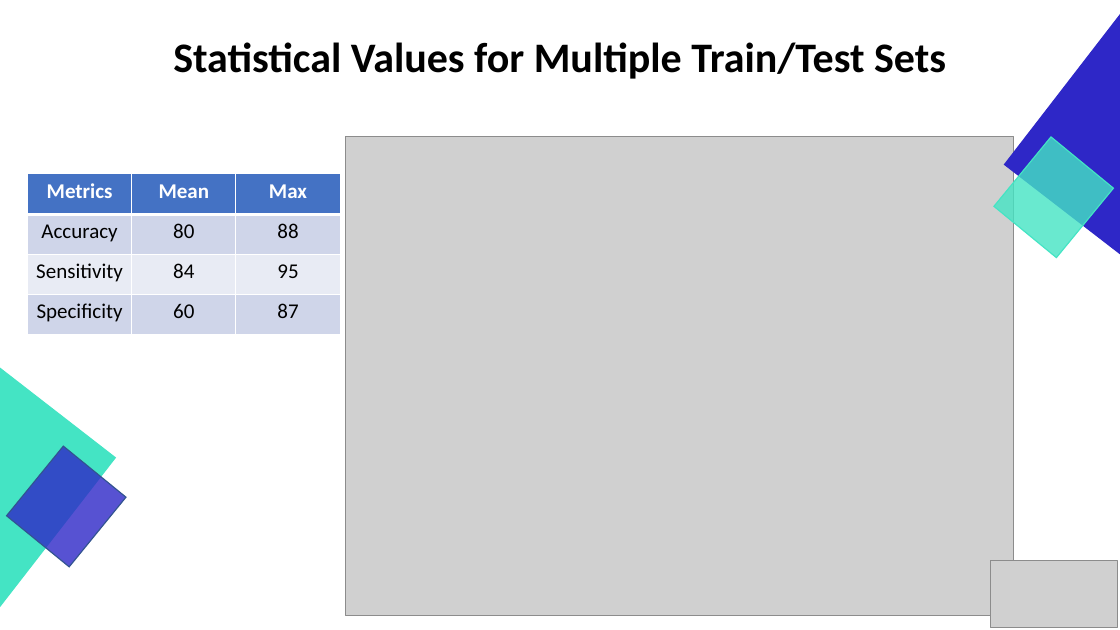
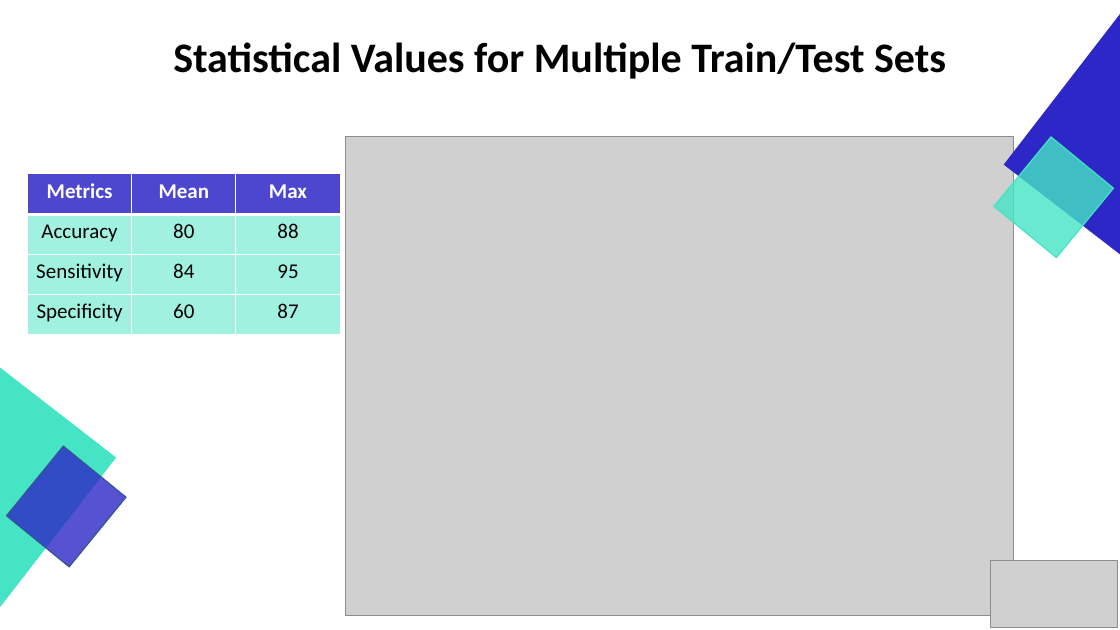
Before and after one commit to GraduateSchoolWork/CaseStudy2_DDS, a slide deck: slide 15 of DDS_Project_2_Presentation.pptx. Drawn at 1120x630 pixels with LibreOffice and Linux fonts; fonts in the diff are those of the drawing; grey boxes stand for pictures. Boxes give left, top, right and bottom in pixels: in the first picture for what was removed or moved away, otherwise in the second. Text is boxed around its words. In the diff, an @@ line names an element or a change of style, - is before the commit and + after.

Commit message:
update colors

```diff
--- a/DDS_Project_2_Presentation.pptx
+++ b/DDS_Project_2_Presentation.pptx
@@ table at [28,174,340,335] @@
@@ fill #4472C4 to #2E27C7 at 85% opacity in row 1 @@
@@ fill #CFD5EA to #44E4C4 at 50% opacity in 6 cells @@
@@ fill #E9EBF5 to #44E4C4 at 50% opacity in row 3 @@
```
